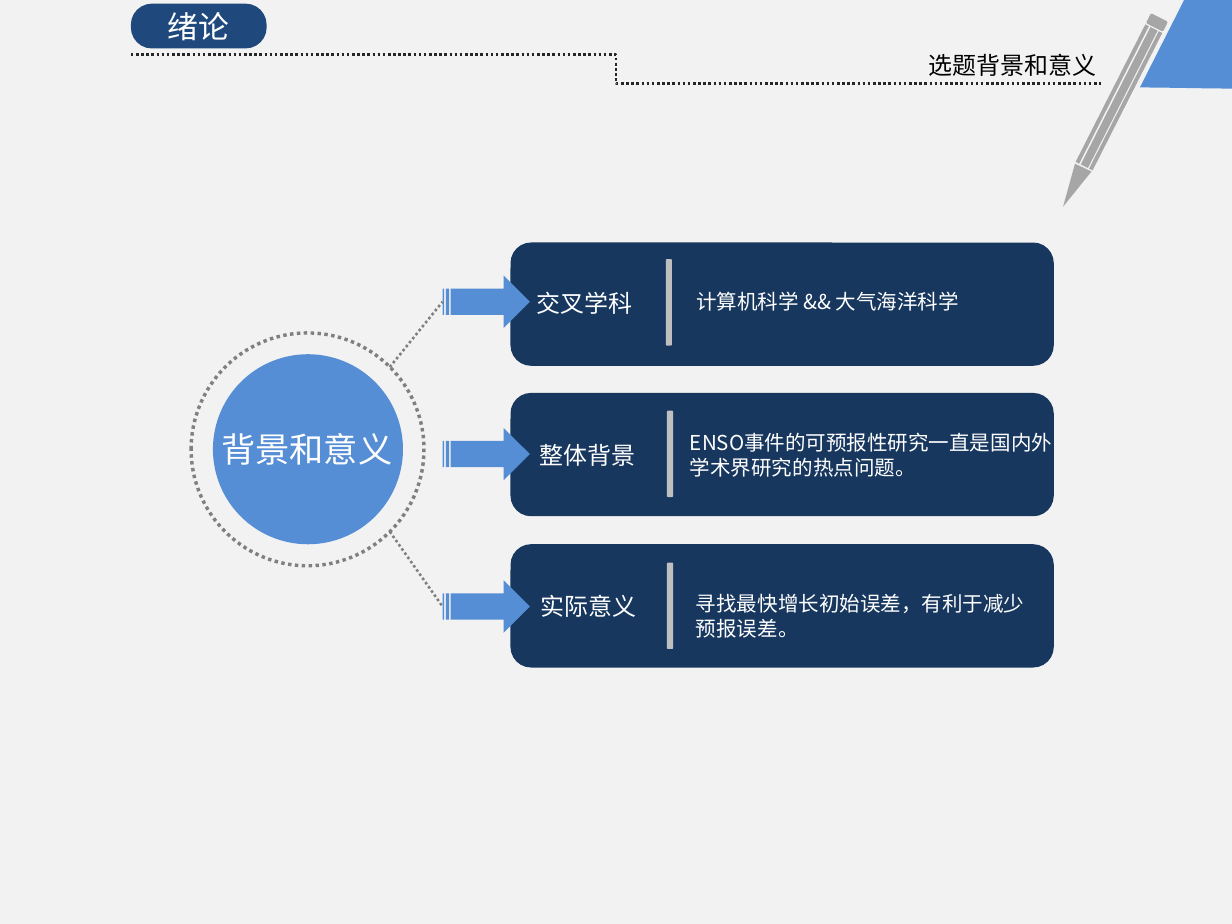
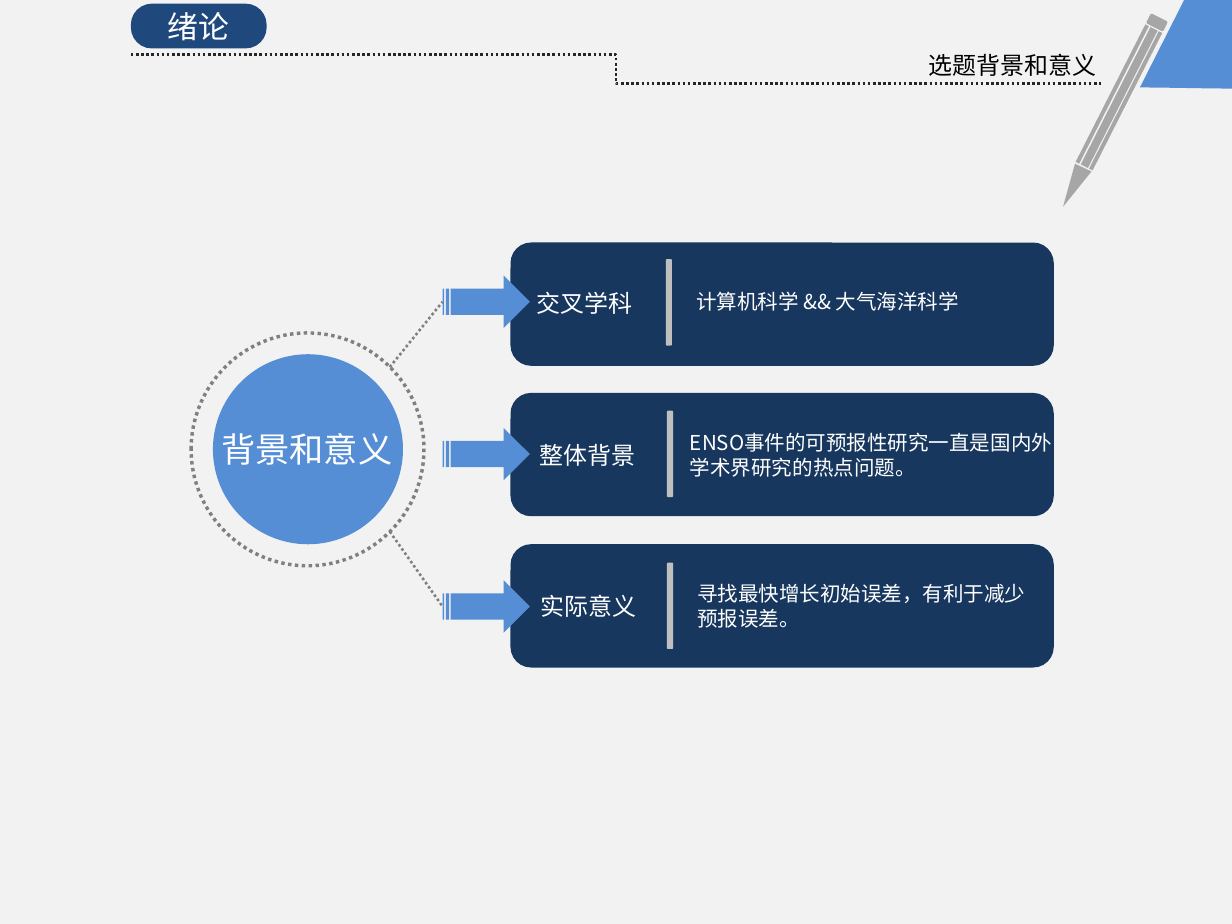
Before and after one commit to KrisCheng/GraduationDesign, a slide deck: slide 4 of FinalPaper/毕业答辩.pptx. Drawn at 1232x924 pixels with LibreOffice and Linux fonts; fonts in the diff are those of the drawing. Boxes give left, top, right and bottom in pixels: in the first picture for what was removed or moved away, otherwise in the second. Text is boxed around its words. In the diff, an @@ line names an element or a change of style, - is before the commit and + after.

```diff
--- a/FinalPaper/毕业答辩.pptx
+++ b/FinalPaper/毕业答辩.pptx
@@ text "寻找最快增长初始误差，有利于减少": place and size @@
-text "寻找最快增长初始误差，有利于减少" at [696,593,1024,638]
+text "寻找最快增长初始误差，有利于减少" at [697,583,1025,628]
```
Also in this commit, not shown: 4 other slides changed, 1 slide added, 1 other file.
